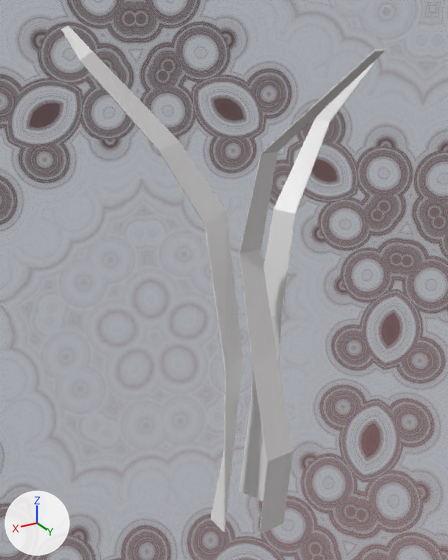
A saved change to the Blender file Planet.blend.
Before and after are seen from a 50 mm lens placed at (0.241, 0.341, 0.246), pointed at (0.004, -0.053, 0.049). Every picture has the same lights, and +X, +Y and +Z are marked at lower left.

Objects in the first picture: 'Grass Tuft', 'Planet'.
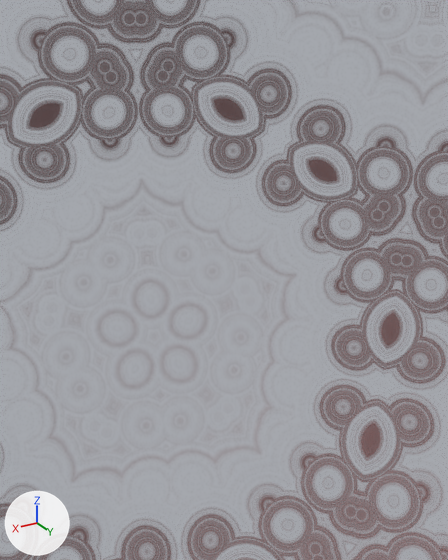
Diff of the bpy script that builds the scene:
```diff
--- a/Planet.blend.py
+++ b/Planet.blend.py
@@ ob_grass_tuft @@
 _m = ob_grass_tuft.modifiers.new('Solidify', 'SOLIDIFY')
 _m.thickness = 0.001
+ob_grass_tuft.hide_set(True)
```

Boxes [x1, y1, x2, y2] around the edits, measured in the pictures (448 x 560 px):
'Grass Tuft', hidden
    before: [61, 26, 385, 534]
